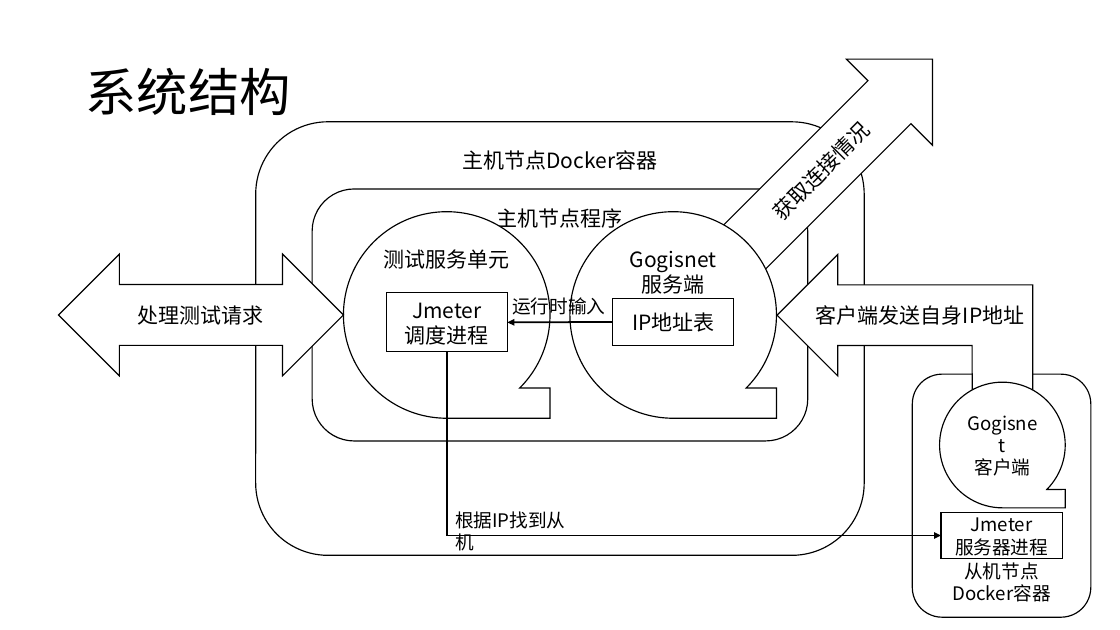
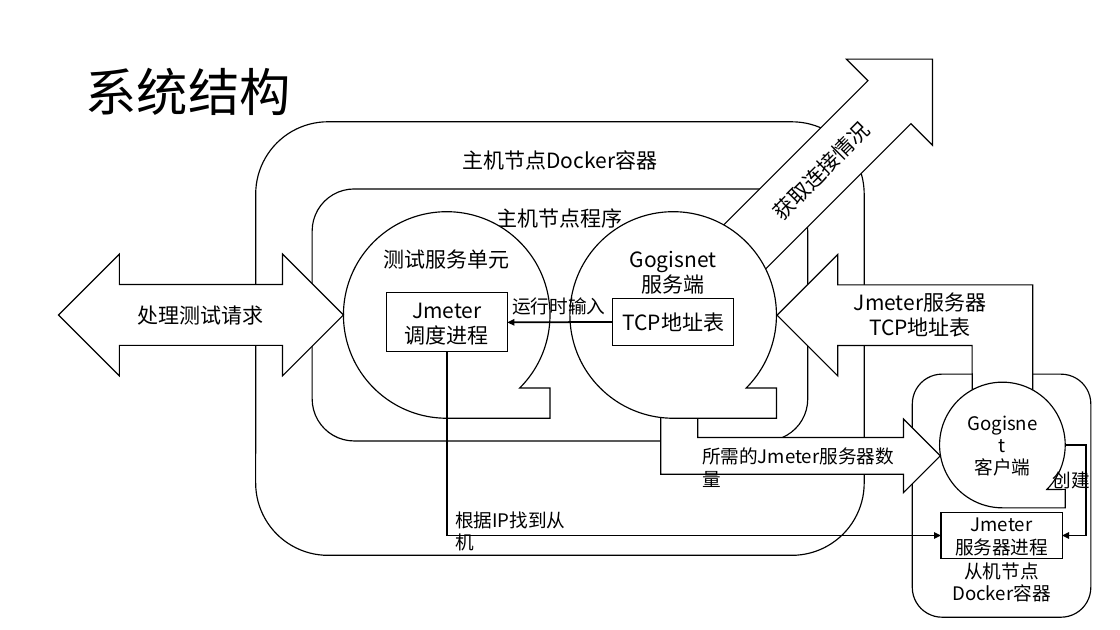
Before and after one commit to WuXiSTC/PressureMeterNet, a slide deck: slide 3 of 设计图.pptx. Drawn at 1120x630 pixels with LibreOffice and Linux fonts; fonts in the diff are those of the drawing. Boxes give left, top, right and bottom in pixels: in the first picture for what was removed or moved away, otherwise in the second. Text is boxed around its words. In the diff, an @@ line names an element or a change of style, - is before the commit and + after.

```diff
--- a/设计图.pptx
+++ b/设计图.pptx
@@ text in left arrow at (x1=854, y1=292, x2=986, y2=337): text changed @@
-客户端发送自身IP地址
+Jmeter服务器
+TCP地址表
@@ text in rectangle at (x1=622, y1=312, x2=724, y2=332): text changed @@
-IP地址表
+TCP地址表
@@ bent up arrow added at (x1=661, y1=345, x2=941, y2=493), fill #FFFFFF, outline #000000 1 pt @@
@@ text added at (x1=702, y1=447, x2=894, y2=465), 16 pt, text #000000 @@
+所需的Jmeter服务器数量
@@ elbow arrow added from (1065, 445) to (1063, 536), #000000 1.5 pt @@
@@ text added at (x1=1053, y1=468, x2=1090, y2=493), 16 pt, text #000000 @@
+创建
```
Also in this commit, not shown: 3 other files.
